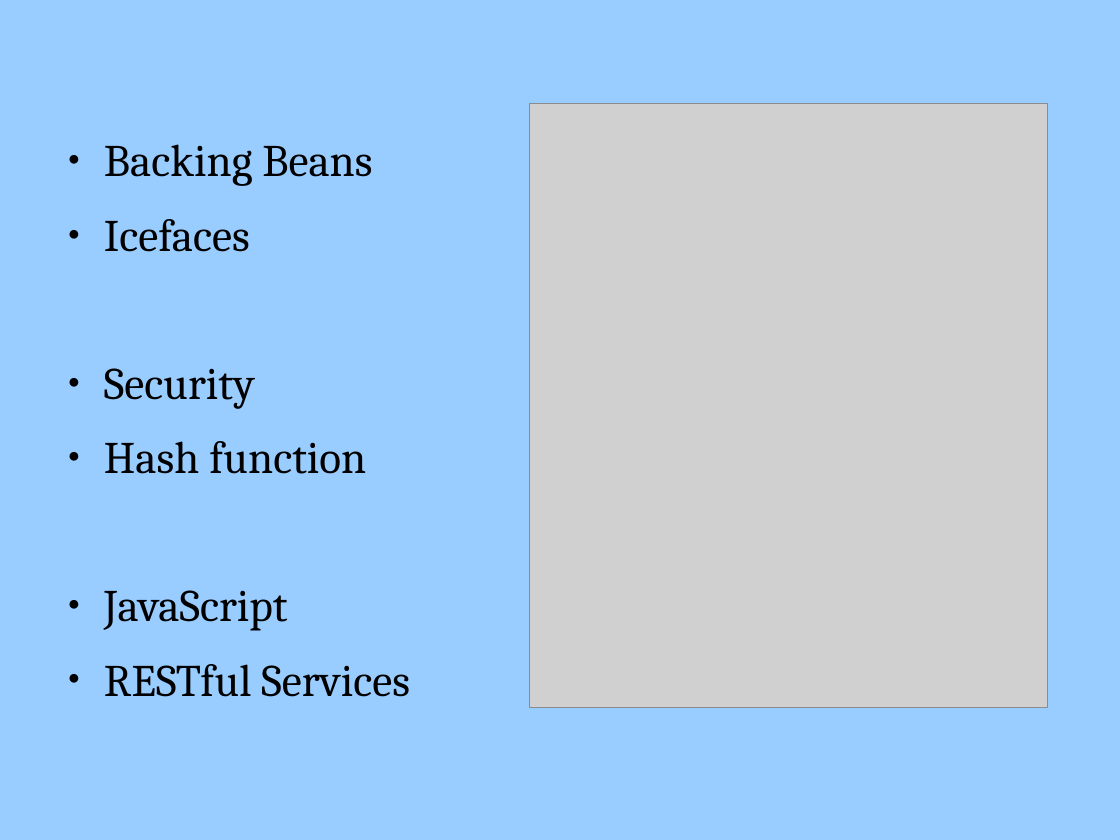
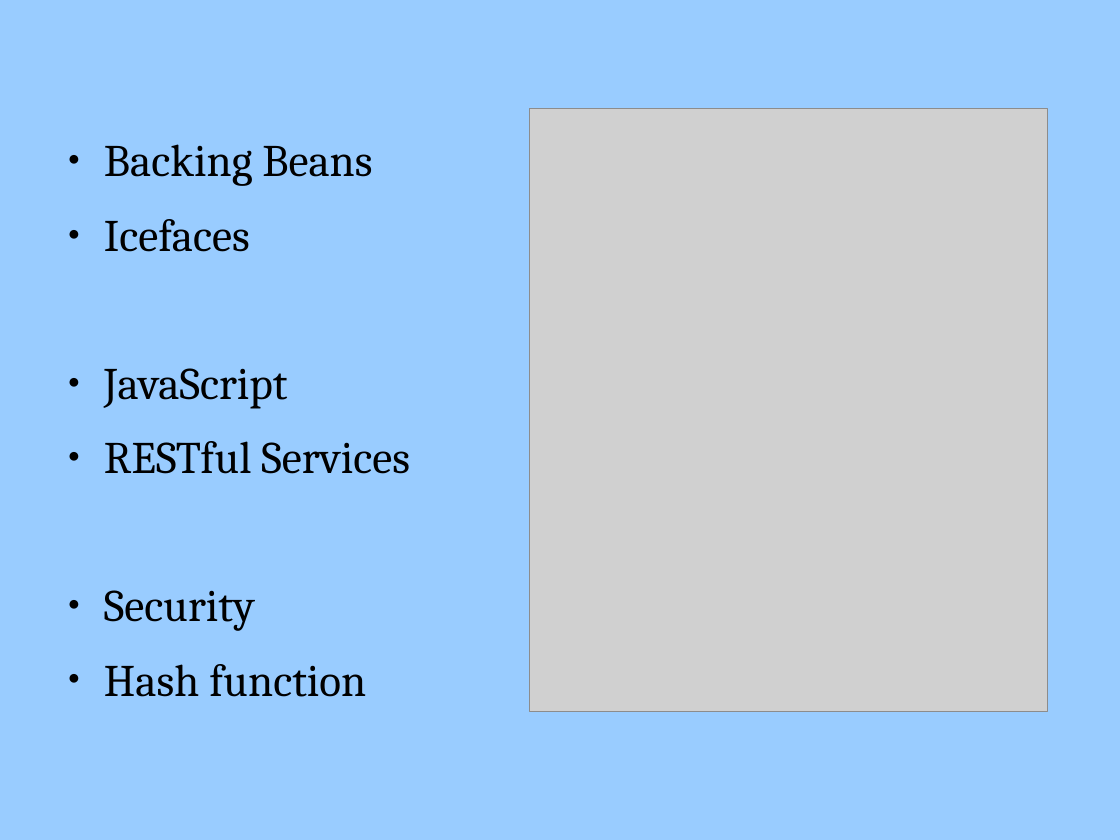
Before and after one commit to AzerV/webbApp, a slide deck: slide 6 of CatChatPPT.odp. Drawn at 1120x840 pixels with LibreOffice and Linux fonts; fonts in the diff are those of the drawing; grey boxes stand for pictures. Boxes give left, top, right and bottom in pixels: in the first picture for what was removed or moved away, otherwise in the second. Text is boxed around its words. In the diff, an @@ line names an element or a change of style, - is before the commit and + after.

Commit message:
edited ppt

```diff
--- a/CatChatPPT.odp
+++ b/CatChatPPT.odp
@@ picture: place and size @@
-picture at box(530, 104, 1048, 707)
+picture at box(530, 109, 1048, 712)
@@ text at box(104, 368, 410, 474): paragraphs added @@
+● JavaScript
+● RESTful Services
@@ text at box(104, 590, 410, 697): paragraphs removed @@
-● JavaScript
-● RESTful Services
```
